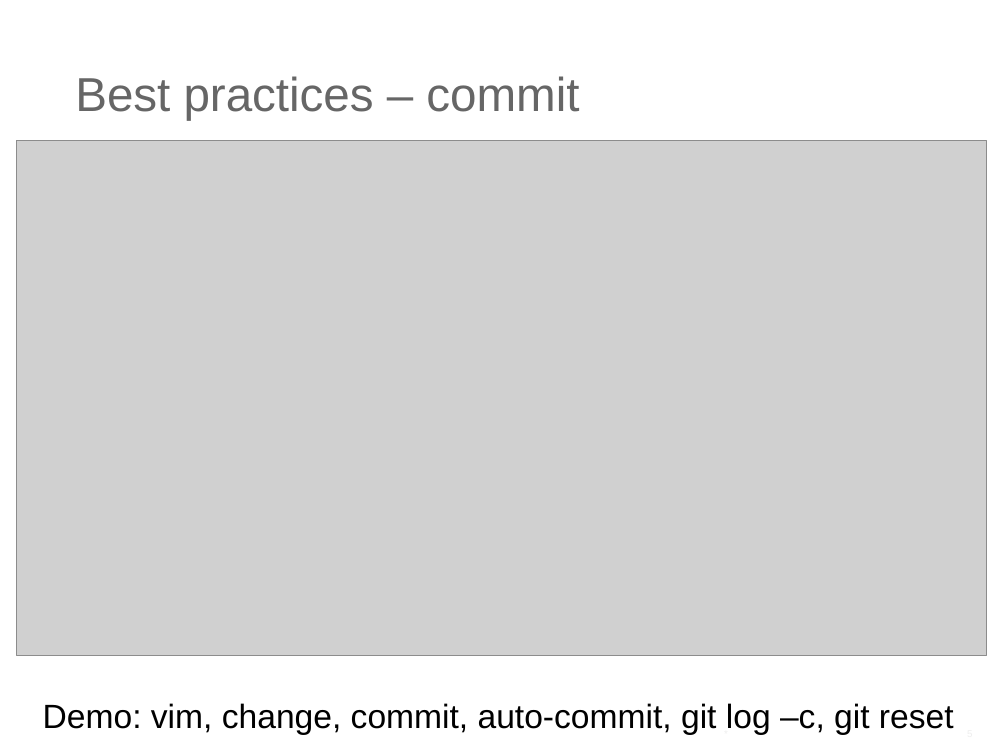
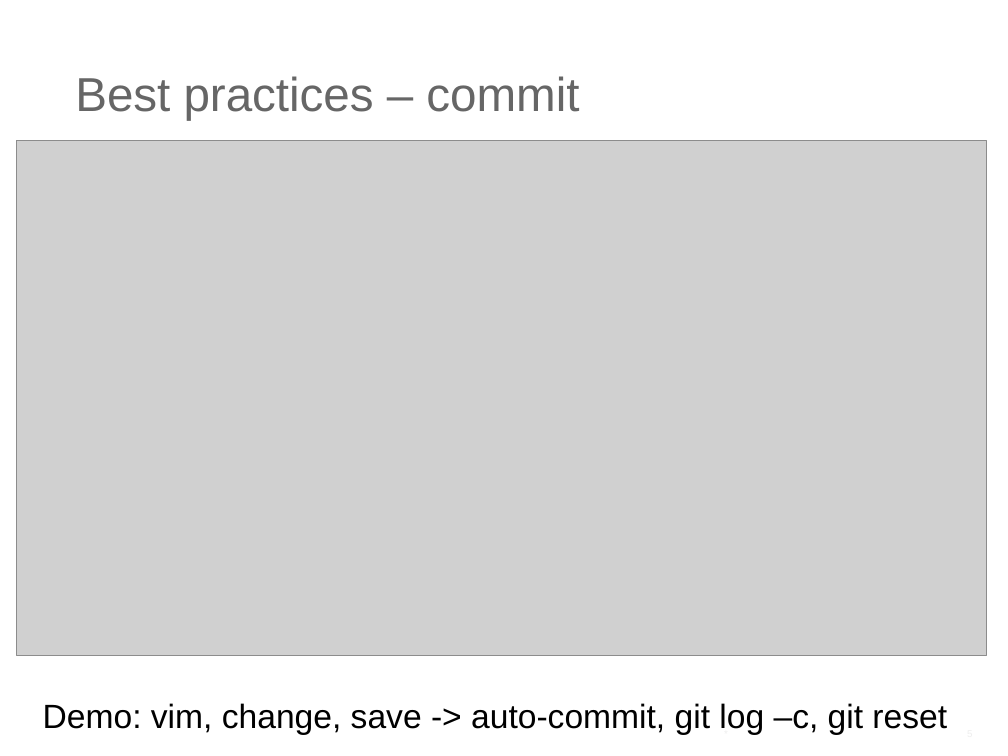
Before and after one commit to ilyaro/git_best_practices_ppt, a slide deck: slide 5 of Git_Best_Practices.pptx. Drawn at 1008x756 pixels with LibreOffice and Linux fonts; fonts in the diff are those of the drawing; grey boxes stand for pictures. Boxes give left, top, right and bottom in pixels: in the first picture for what was removed or moved away, otherwise in the second. Text is boxed around its words. In the diff, an @@ line names an element or a change of style, - is before the commit and + after.

```diff
--- a/Git_Best_Practices.pptx
+++ b/Git_Best_Practices.pptx
@@ text at (43,703,947,735): text changed @@
-Demo: vim, change, commit, auto-commit, git log –c, git reset
+Demo: vim, change, save -> auto-commit, git log –c, git reset
```
Also in this commit, not shown: 1 other slide changed, 1 other file.
